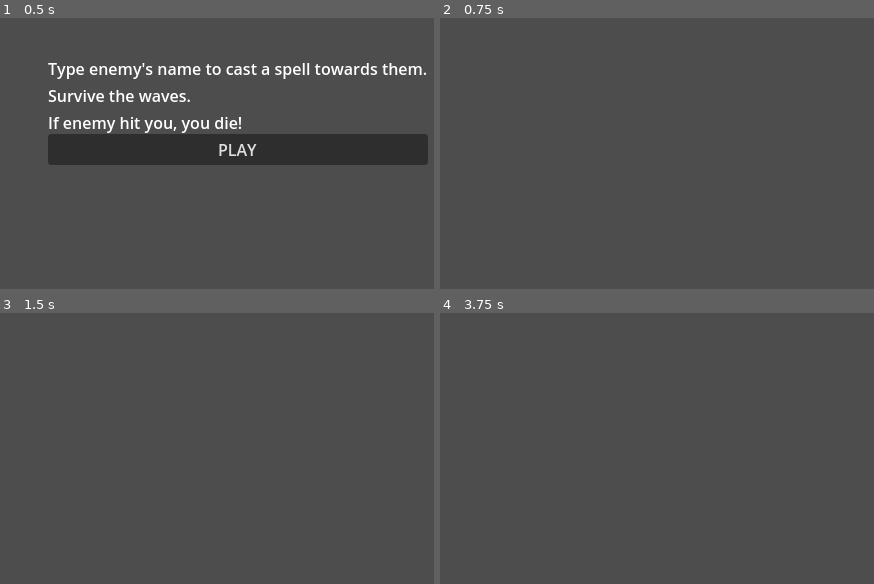
Above: before the commit, frames 1-4 (two rows, left to right).
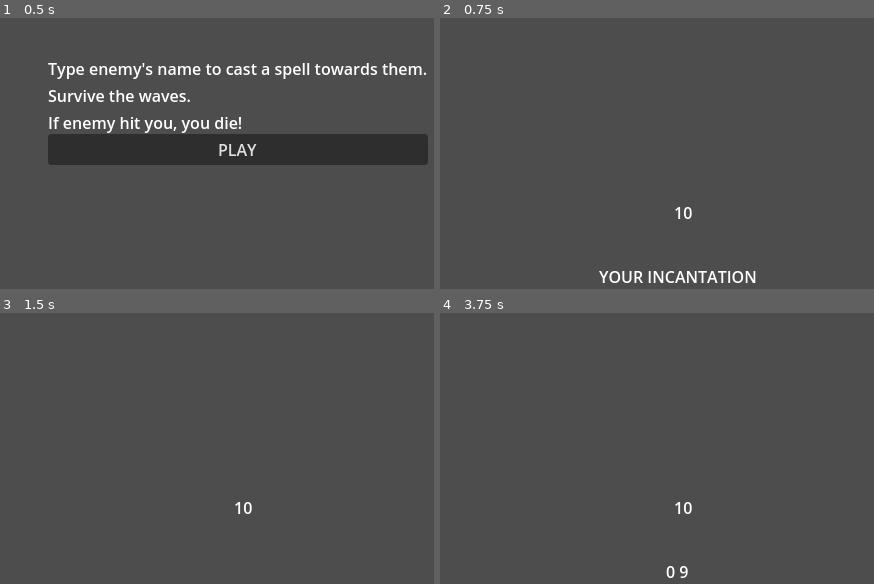
Above: after the commit, the same moments.

Repository: bitsgofer/typecaster
Game: Godot game, scene res://scene/root.tscn
Same seed, same stepped clock (60 frames per second), same inputs: the game is played once before the commit and once after it.
Inputs:
- Up to frame 1 (0.5 s): no input
- Up to frame 2 (0.75 s): click "PLAY" at 0.5 s
- Up to frame 3 (1.5 s): tap Enter at 1.25, 1.35 s
- Up to frame 4 (3.75 s): tap Space at 1.52, 2, 2.27, 3.5 s; hold A 2.03-2.78 s; tap Backspace at 2.1 s; tap Enter at 2.75 s; tap 0 at 2.85 s; tap 9 at 3.6 s

Frame 1 is identical in both runs. In frame 2, 0.9% of the frame differs, in the area x 36-73%, y 69-98%; in frame 3, less than 0.1%; in frame 4, 0.2%.

Commit message:
Compose main scene

Diff:
--- a/scene/game.tscn
+++ b/scene/game.tscn
@@ -1,6 +1,27 @@
-[gd_scene load_steps=2 format=3 uid="uid://o4v6hb7nime7"]
+[gd_scene load_steps=5 format=3 uid="uid://o4v6hb7nime7"]
 
 [ext_resource type="Script" path="res://scene/game.gd" id="1_qv1km"]
+[ext_resource type="Texture2D" uid="uid://b4uwgoihqdqwf" path="res://assets/background.png" id="2_f3wns"]
+[ext_resource type="PackedScene" uid="uid://lo157ndfrqpx" path="res://entity/mage.tscn" id="2_i70ks"]
+[ext_resource type="PackedScene" uid="uid://brl2bb1i8yi6y" path="res://entity/enemy_spawner.tscn" id="3_4jstl"]
 
 [node name="Node" type="Node2D"]
 script = ExtResource("1_qv1km")
+
+[node name="Background" type="Sprite2D" parent="."]
+position = Vector2(254, -5)
+texture = ExtResource("2_f3wns")
+
+[node name="Mage" parent="." instance=ExtResource("2_i70ks")]
+position = Vector2(320, 314)
+health = 10
+
+[node name="SpawnerCenter" parent="." node_paths=PackedStringArray("target") instance=ExtResource("3_4jstl")]
+position = Vector2(320, 314)
+spawn_interval = 5.0
+difficulty_increase_interval = 20.0
+target = NodePath("../Mage")
+enabled = true
+spawn_donut_inner_radius = 320
+spawn_donut_outer_radius = 360
+spawn_donut_min_degree = 180
